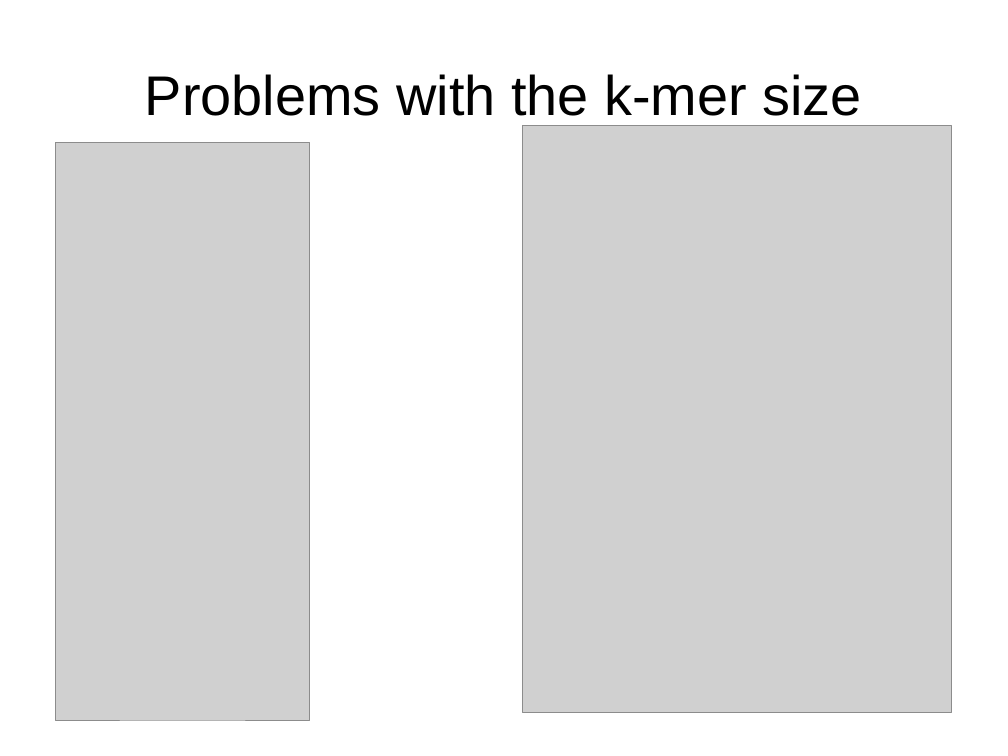
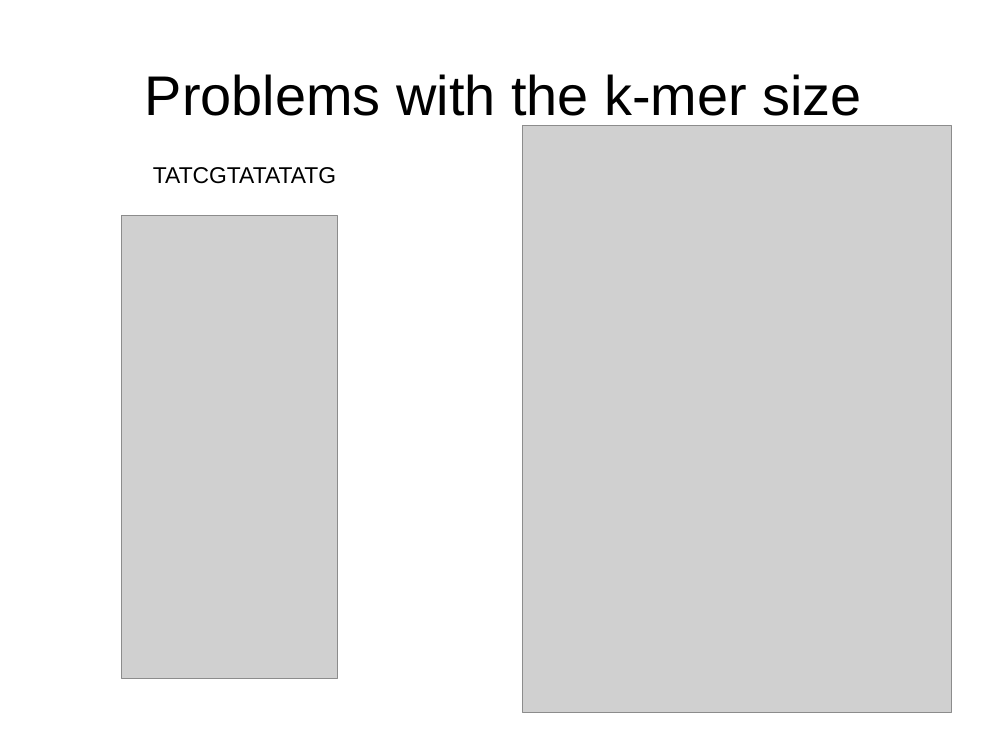
Before and after one commit to MartinDrab/Genetics, a slide deck: slide 5 of ppt/obhajoba/obhajoba.odp. Drawn at 1008x756 pixels with LibreOffice and Linux fonts; fonts in the diff are those of the drawing; grey boxes stand for pictures. Boxes give left, top, right and bottom in pixels: in the first picture for what was removed or moved away, otherwise in the second. Text is boxed around its words. In the diff, an @@ line names an element or a change of style, - is before the commit and + after.

```diff
--- a/ppt/obhajoba/obhajoba.odp
+++ b/ppt/obhajoba/obhajoba.odp
@@ text added at bbox=[153, 167, 336, 184], 18 pt, text #000000 @@
+TATCGTATATATG
@@ picture: place and size @@
-picture at bbox=[56, 143, 310, 721]
+picture at bbox=[122, 215, 337, 678]
```
Also in this commit, not shown: 2 other slides changed, 1 slide added, 1 slide removed, 2 other files.
